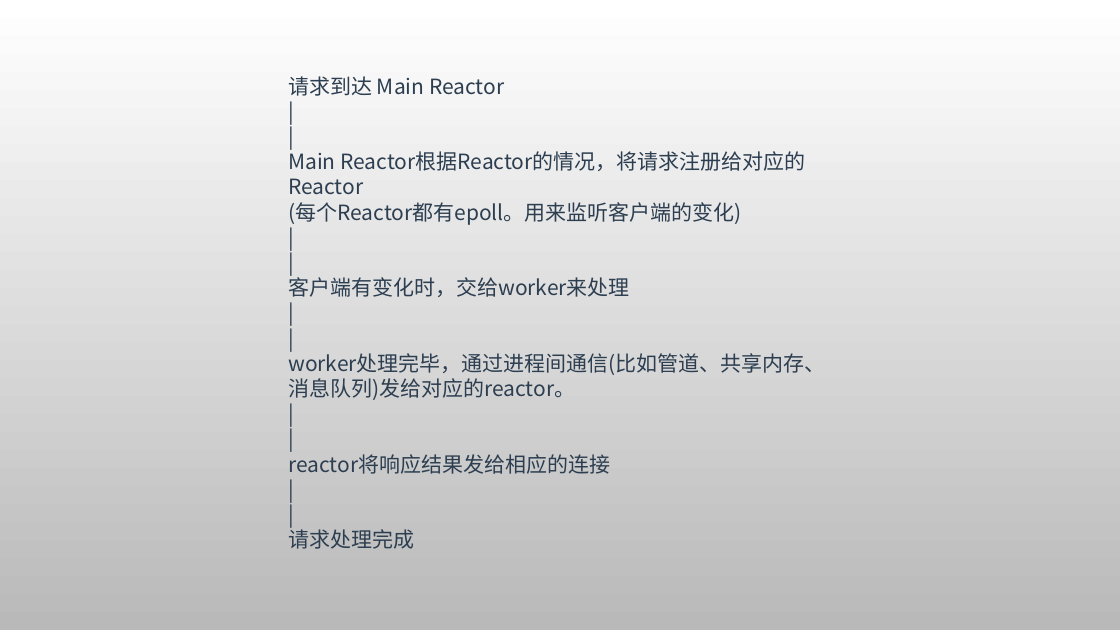
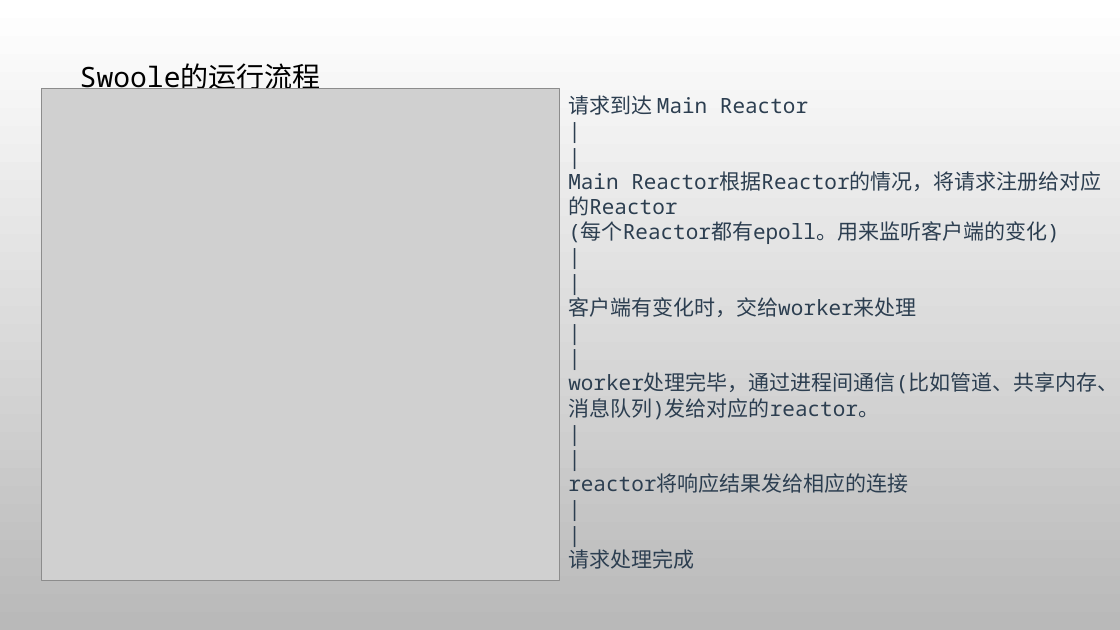
Before and after one commit to zhimma/swoole-demo, a slide deck: slide 5 of swoole.pptx. Drawn at 1120x630 pixels with LibreOffice and Linux fonts; fonts in the diff are those of the drawing; grey boxes stand for pictures; background and template pictures are left out. Boxes give left, top, right and bottom in pixels: in the first picture for what was removed or moved away, otherwise in the second. Text is boxed around its words. In the diff, an @@ line names an element or a change of style, - is before the commit and + after.

```diff
--- a/swoole.pptx
+++ b/swoole.pptx
@@ picture added at [41, 88, 560, 581] @@
@@ text added at [80, 63, 321, 89], 24 pt, text #000000 @@
+Swoole的运行流程
@@ text "请求到达 Main Reactor | | ...": place and size @@
-text "请求到达 Main Reactor | | ..." at [288, 76, 826, 549]
+text "请求到达 Main Reactor | | ..." at [568, 95, 1118, 569]
@@ text "请求到达 Main Reactor | | ..." at [568, 95, 1118, 569]: font Noto Sans CJK SC to Noto Sans Mono @@
```
Also in this commit, not shown: 4 other slides changed, 1 slide added, 3 other files.
